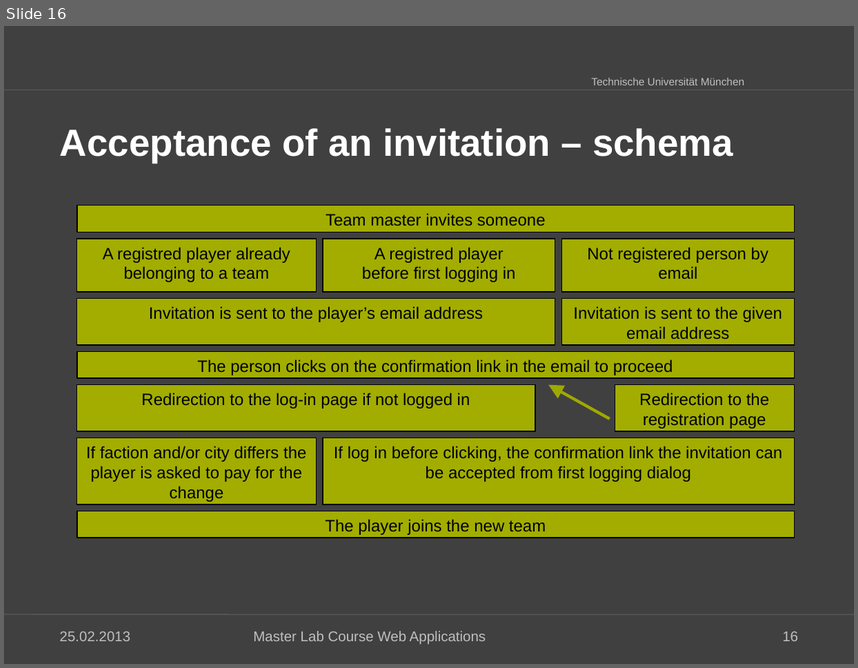
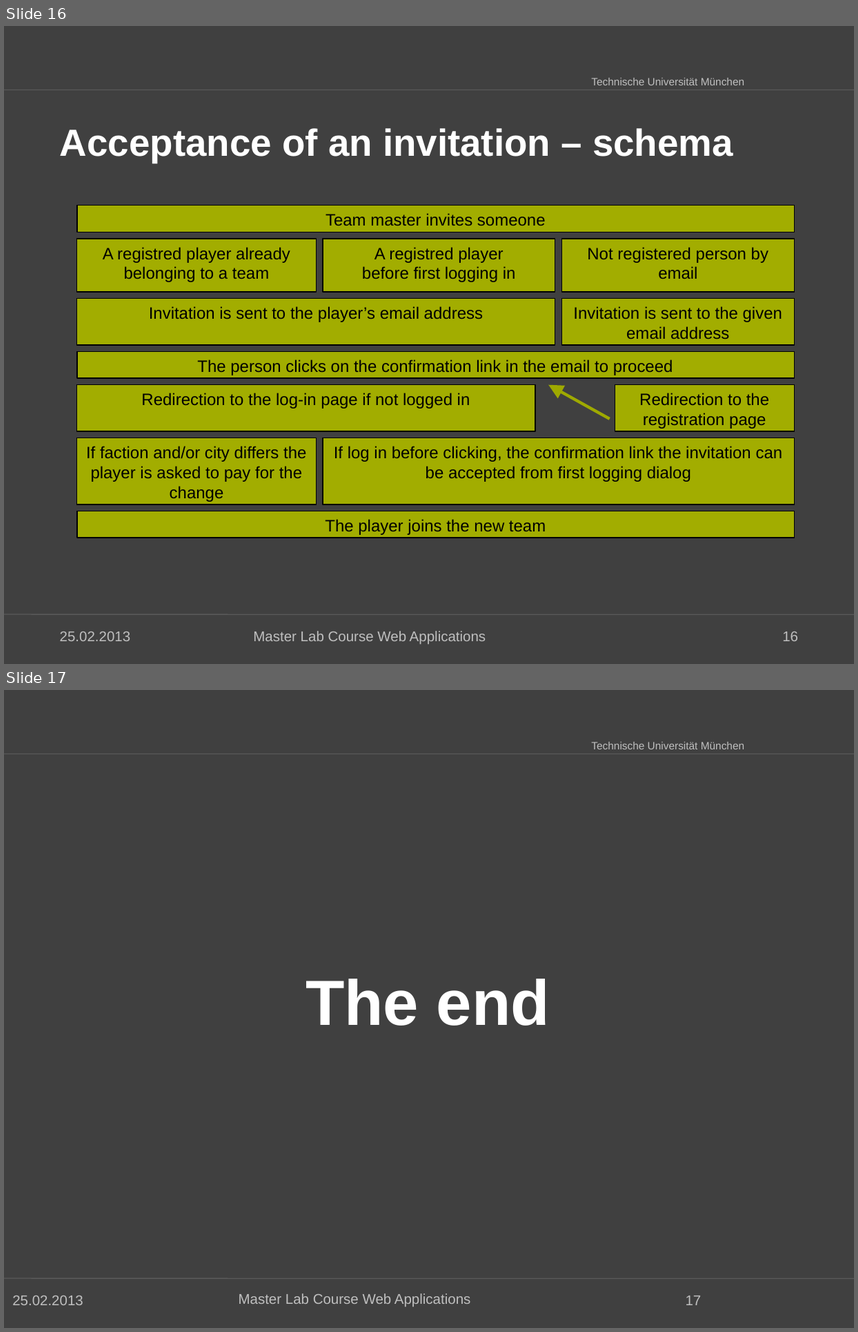
Before and after one commit to kneczaj/pi-puppids, a slide deck: docs/group4_Final_Presentation.pptx. Shown one above the other, each under a label of ours: slide 16 before the commit, slides 16 and 17 after it. The pictures are 858x668 and 858x1332 pixels, drawn with LibreOffice and Linux fonts; fonts in the diff are those of the drawing; background and template pictures are left out. Boxes give left, top, right and bottom in pixels: in the first picture for what was removed or moved away, otherwise in the second. Text is boxed around its words. In the diff, an @@ line names an element or a change of style, - is before the commit and + after.

```diff
--- a/docs/group4_Final_Presentation.pptx
+++ b/docs/group4_Final_Presentation.pptx
@@ slide 17 added at box(4, 690, 854, 1328), background #404040; not listed: 3 template elements that a slide beside it also shows @@
@@ title added at box(306, 978, 550, 1025), 54 pt, text #FFFFFF, bold @@
+The end
@@ text added at box(12, 1295, 83, 1305), 12 pt, text #BFBFBF @@
+25.02.2013
@@ text added at box(239, 1293, 471, 1306), 12 pt, text #BFBFBF @@
+Master Lab Course Web Applications
@@ page number added at box(686, 1295, 702, 1305), 12 pt, text #BFBFBF @@
+17
```
Also in this commit, not shown: 2 other files.
